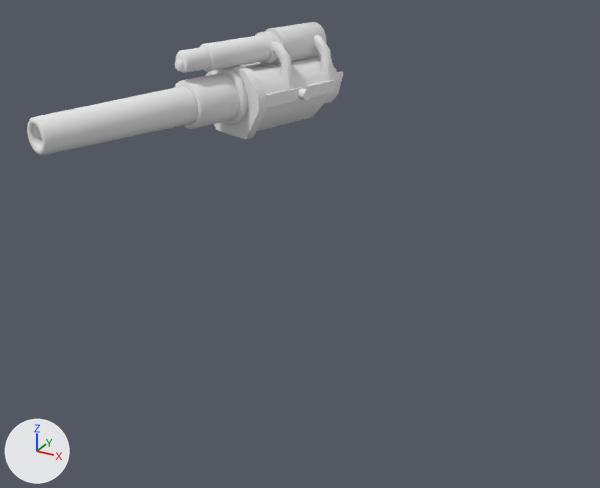
One commit to the OBJ model TowerDefence/Assets/Towers/source/Sniper_gun.obj: the scene before it, then after it.
Rendered twice from a 50 mm camera at (3.51, -15.79, 8.54) aimed at (-3.91, -2.31, 1.8). Every picture has the same lights, and +X, +Y and +Z are marked at lower left. The picture after the commit comes second. Where no turn or scale is listed for an object, it has been applied to the vertices.

In view in the first picture: 'Flak', 'FlakCannon'.
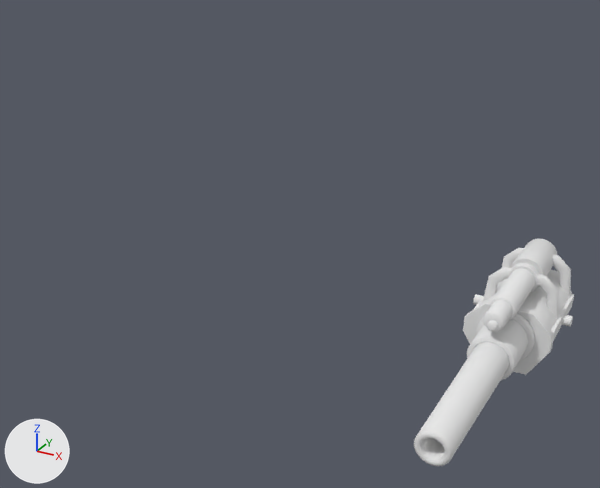
Location of each change, (x1, y1, x2, y2) in pixels of the pictures (600 x 488 px; the box of a moved part takes in the faces that stretch with it):
'Flak', reshaped (93% taller)
    before: (174, 22, 343, 139)
    after: (414, 239, 574, 466)
'FlakCannon', deleted
    before: (27, 68, 337, 155)
part 1 of me_flak, moved or reshaped
    before: (175, 22, 327, 73)
    after: (483, 239, 557, 332)
part 2 of me_flak, moved or reshaped
    before: (314, 35, 332, 80)
    after: (501, 248, 571, 296)
part 3 of me_flak, moved or reshaped
    before: (272, 42, 293, 89)
    after: (483, 267, 559, 319)
part 4 of me_flak, moved or reshaped
    before: (174, 68, 247, 129)
    after: (467, 313, 535, 381)
part 5 of me_flak, moved or reshaped
    before: (206, 56, 337, 139)
    after: (463, 270, 572, 375)
part 6 of me_flak, moved or reshaped
    before: (266, 79, 337, 108)
    after: (551, 294, 574, 341)
part 7 of me_flak, moved or reshaped
    before: (298, 88, 312, 100)
    after: (562, 314, 573, 326)
part 8 of me_flak, moved or reshaped (not visible afterwards)
    before: (324, 71, 343, 103)
part 9 of me_flak, moved or reshaped (not visible before)
    after: (473, 294, 483, 305)
part 10 of me_flak, added
    after: (414, 342, 510, 466)

The change, as a diff of the scene's bpy script:
```diff
--- a/TowerDefence/Assets/Towers/source/Sniper_gun.obj.py
+++ b/TowerDefence/Assets/Towers/source/Sniper_gun.obj.py
@@ me_flak @@
 # used by ob_flak; location = (0.0, 0.0, 0.0)
-me_flak.from_pydata(...)  # 1164 vertices, 2154 faces; spans x -6.83..-4.43, y -2.84..1.26, z 3.6..5.67
+me_flak.from_pydata(...)  # 1548 vertices, 2918 faces; spans x -1.06..1.06, y -4.9..2.5, z -0.92..1.14
+# me_flak part 1: the loose piece of 528 vertices spanning x -6.5..-4.86, y -2.84..0.96, z 4.92..5.67 is turned 17.7 degrees about the z axis through its middle, then moved by (5.74, 1.09, -4.52)
+# me_flak part 2: the loose piece of 56 vertices spanning x -6.09..-4.52, y 0.15..0.76, z 4.56..5.45 is turned 17.7 degrees about the z axis through its middle, then moved by (5.3, 1.14, -4.52)
+# me_flak part 3: the loose piece of 56 vertices spanning x -6.44..-4.87, y -0.95..-0.34, z 4.56..5.45 is turned 17.7 degrees about the z axis through its middle, then moved by (5.65, 1.08, -4.52)
+# me_flak part 4: the loose piece of 216 vertices spanning x -6.75..-5.4, y -2.81..-1.43, z 3.84..5.03 is turned 17.7 degrees about the z axis through its middle, then moved by (6.12, 1.02, -4.52)
+# me_flak part 5: the loose piece of 70 vertices spanning x -6.83..-4.47, y -1.88..0.93, z 3.6..5.04 is turned 17.7 degrees about the z axis through its middle, then moved by (5.6, 1.08, -4.52)
+# me_flak part 6: the loose piece of 8 vertices spanning x -5.12..-4.43, y -1.69..0.32, z 4.31..4.56 is turned 17.7 degrees about the z axis through its middle, then moved by (5.62, 1.35, -4.52)
+# me_flak part 7: the loose piece of 24 vertices spanning x -4.78..-4.54, y -0.87..-0.6, z 4.32..4.55 is turned 17.7 degrees about the z axis through its middle, then moved by (5.63, 1.39, -4.52)
+# me_flak part 8: the loose piece of 15 vertices spanning x -5.09..-4.57, y 0.17..0.99, z 3.92..4.61 is turned 17.7 degrees about the z axis through its middle, then moved by (5.24, 1.27, -4.52)
+# me_flak part 9: the loose piece of 24 vertices spanning x -6.63..-6.39, y -0.28..-0.01, z 4.32..4.55 is turned 17.7 degrees about the z axis through its middle, then moved by (5.54, 0.8, -4.52)
+# me_flak part 10: a new loose piece of 384 vertices spanning x -0.39..0.39, y -4.9..2.5, z -0.48..0.3, in mat_flak_002 (white #e7e7e7)
+# other edits to the shape of me_flak do not show in these pictures
 me_flak.materials.append(mat_flak_002)
@@ ob_flakcannon @@
-ob_flakcannon = bpy.data.objects.new('FlakCannon', me_flakcannon)
-ob_flakcannon.location = (0.0, 0.0, 0.0)
```
